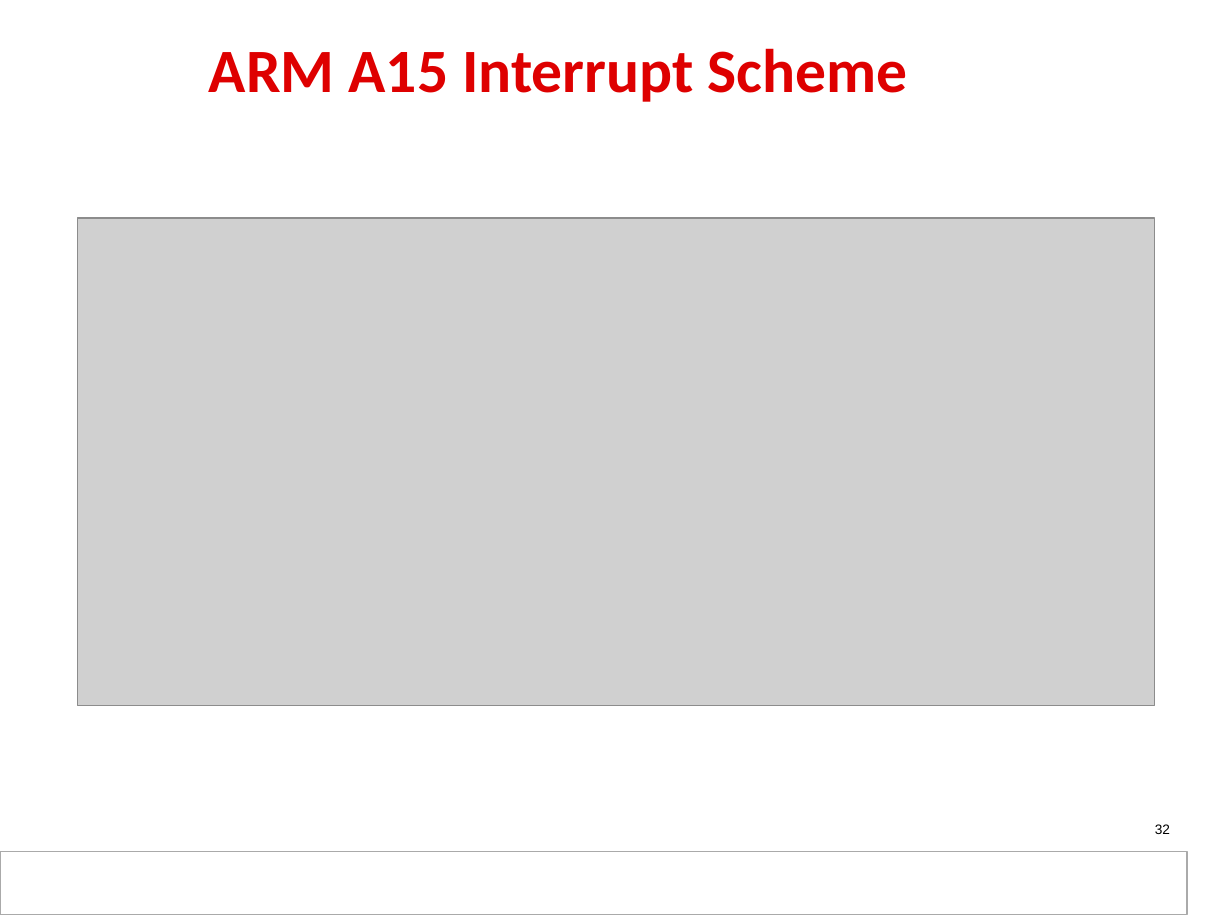
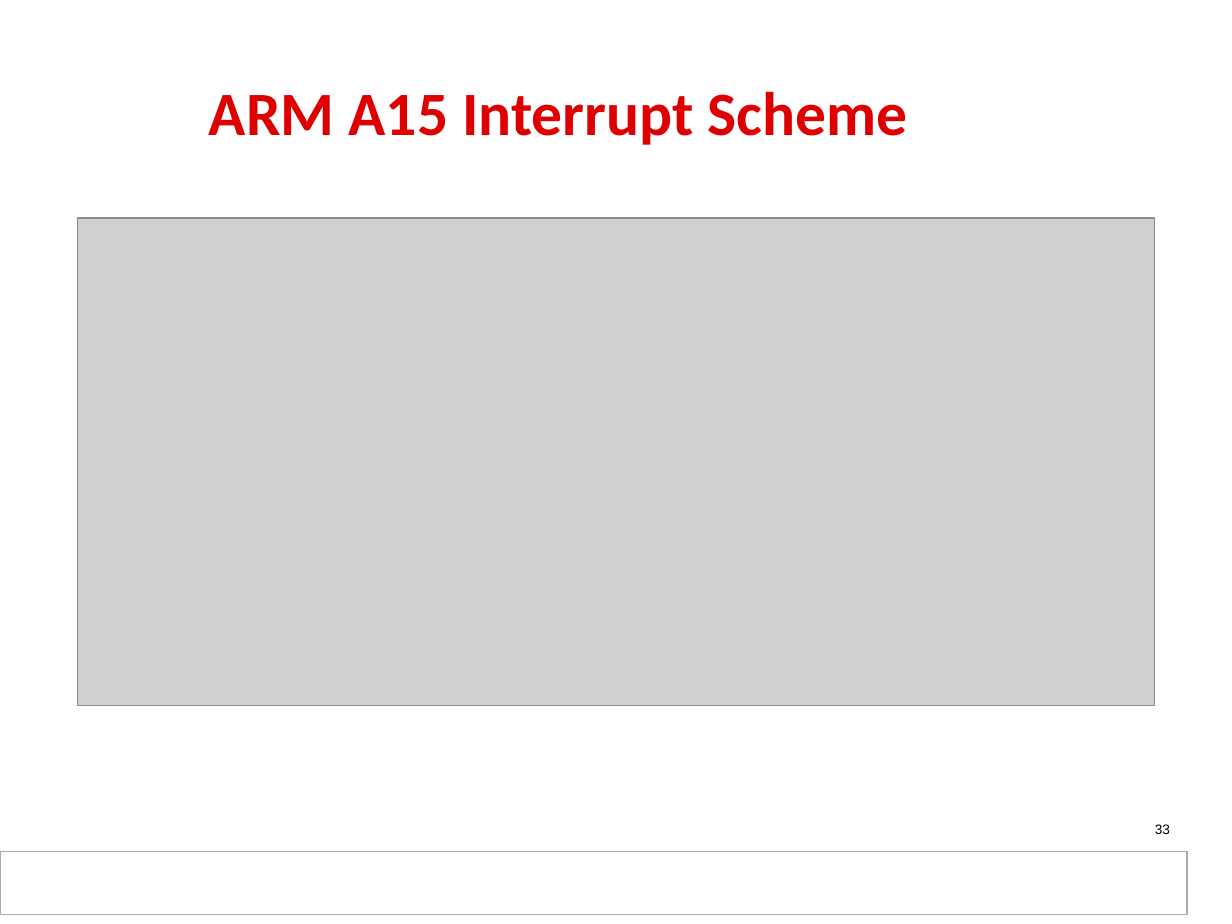
Before and after one commit to hari1989/keystone-workshop, a slide deck: slide 33 of slides/KeyStone_Interrupts.pptx (slide 32 before the commit). Drawn at 1232x924 pixels with LibreOffice and Linux fonts; fonts in the diff are those of the drawing; grey boxes stand for pictures; background and template pictures are left out. Boxes give left, top, right and bottom in pixels: in the first picture for what was removed or moved away, otherwise in the second. Text is boxed around its words. In the diff, an @@ line names an element or a change of style, - is before the commit and + after.

```diff
--- a/slides/KeyStone_Interrupts.pptx
+++ b/slides/KeyStone_Interrupts.pptx
@@ text "ARM A15 Interrupt Scheme": place and size @@
-text "ARM A15 Interrupt Scheme" at <box>209,48,907,102</box>
+text "ARM A15 Interrupt Scheme" at <box>209,91,907,145</box>
@@ page number at <box>1155,824,1170,834</box>: text changed @@
-32
+33
```
Also in this commit, not shown: 5 other slides changed, 4 slides added, 3 slides removed.
